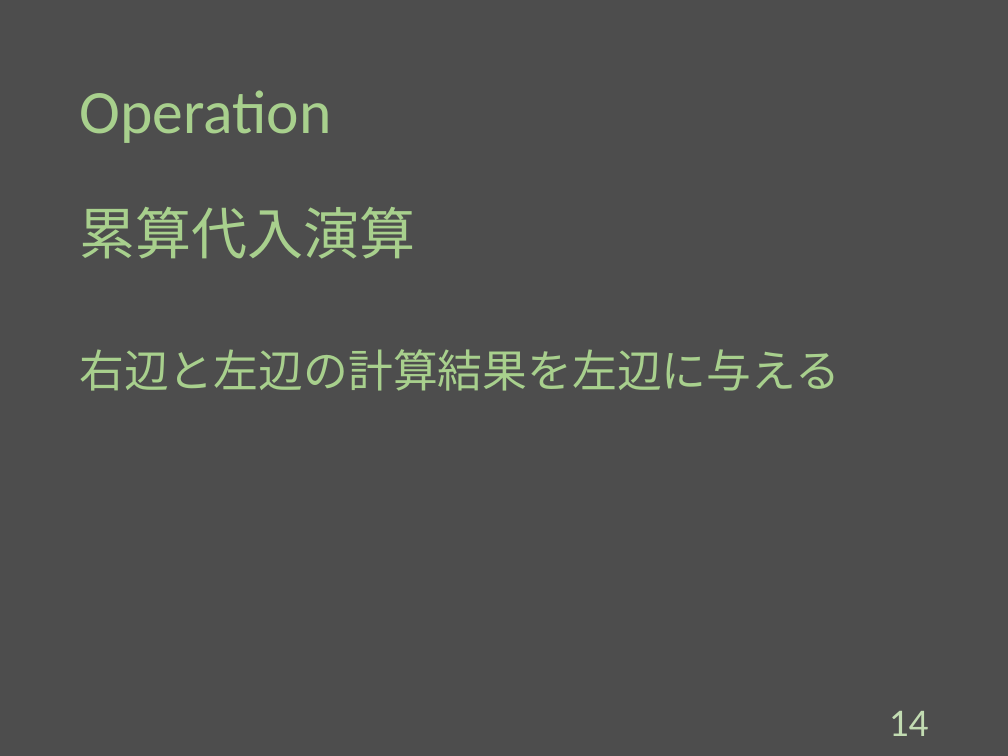
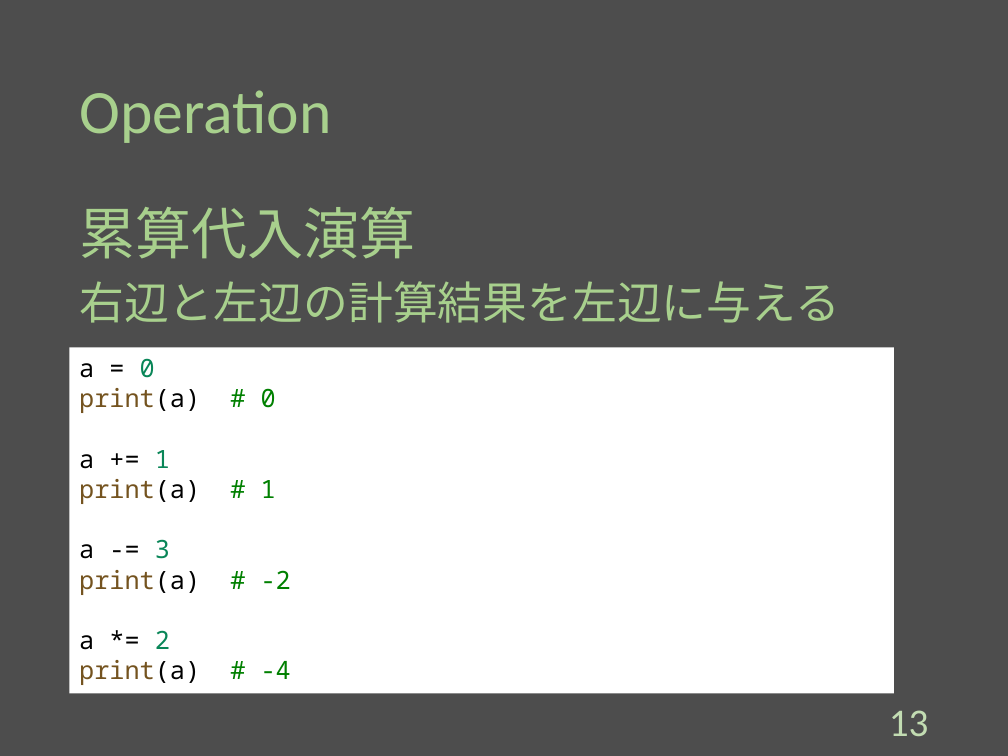
Before and after one commit to Melbeck777/program_seminar, a slide deck: slide 14 of ProgramSlide.pptx (slide 15 before the commit). Drawn at 1008x756 pixels with LibreOffice and Linux fonts; fonts in the diff are those of the drawing. Boxes give left, top, right and bottom in pixels: in the first picture for what was removed or moved away, otherwise in the second. Text is boxed around its words. In the diff, an @@ line names an element or a change of style, - is before the commit and + after.

```diff
--- a/ProgramSlide.pptx
+++ b/ProgramSlide.pptx
@@ text "累算代入演算" rewrapped from (79, 207, 840, 391) to (79, 207, 840, 323) @@
@@ rectangle added at (70, 348, 894, 694), fill #FFFFFF, 18 pt, text #000000 @@
+a = 0
+print(a) # 0
+a += 1
+print(a) # 1
+a -= 3
+print(a) # -2
+a *= 2
+print(a) # -4
@@ page number at (889, 710, 929, 736): text changed @@
-14
+13
```
Also in this commit, not shown: 15 other slides changed, 1 slide removed.
